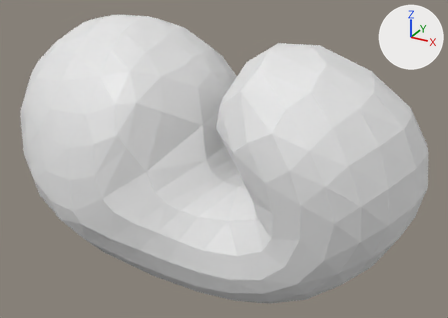
The OBJ model src/atlas_model/data/obj_files/embryo_t341.obj as it was, and as the next commit left it.
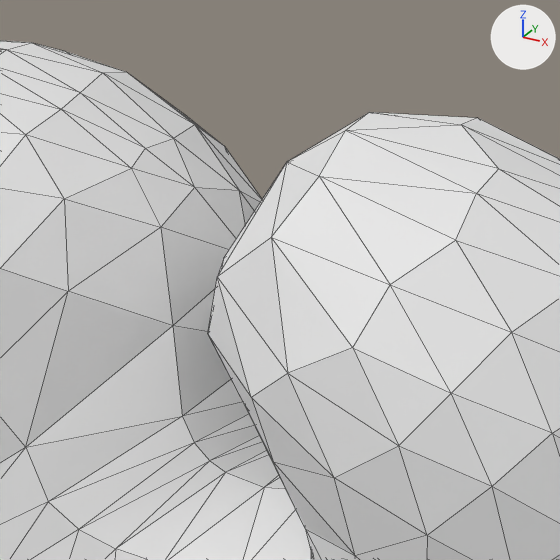
Each version is shown whole from a 50 mm lens placed at (408.8, -488.3, 281.0), pointed at (212.7, -131.7, 102.8), then close up on the part from 30% to 78% of the width and 0% to 68% of the height. Every picture has the same lights, and +X, +Y and +Z are marked at upper right. The close-ups show mesh edges as thin lines. Where no turn or scale is listed for an object, it has been applied to the vertices.

The first close-up shows 'embryo_t341'.
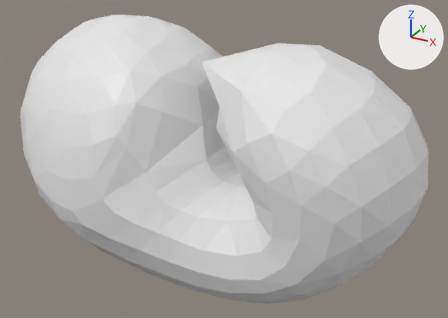
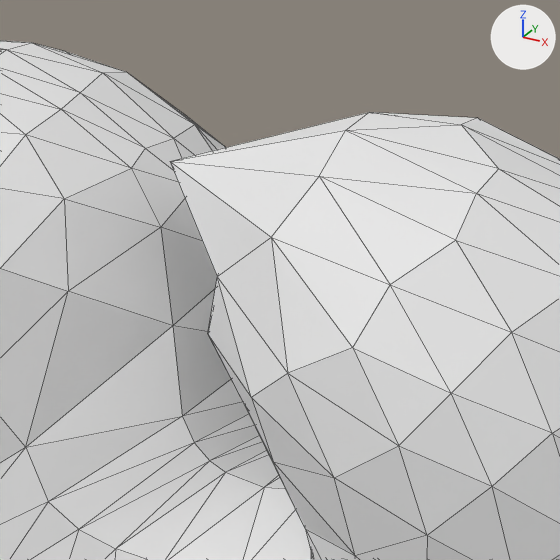
Boxes (x1, y1, x2, y2) around the edits, measured in the close-ups (560 x 560 px; the box of a moved part takes in the faces that stretch with it):
part 1 of me_embryo_t341, moved or reshaped
    before: (217, 114, 366, 277)
    after: (170, 112, 369, 277)

The change in detail:
me_embryo_t341 has 362 vertices, 720 faces and spans x 46.0..354.0, y -224.0..-49.0, z 20.0..195.0.
me_embryo_t341 is used by ob_embryo_t341; location (0.0, 0.0, 0.0).
Part 1, on me_embryo_t341:
Vertex 10 of me_embryo_t341 moves from (238.0, -149.0, 181.0) at pixel (286, 161) to (209.0, -154.0, 178.0) at pixel (169, 161).
